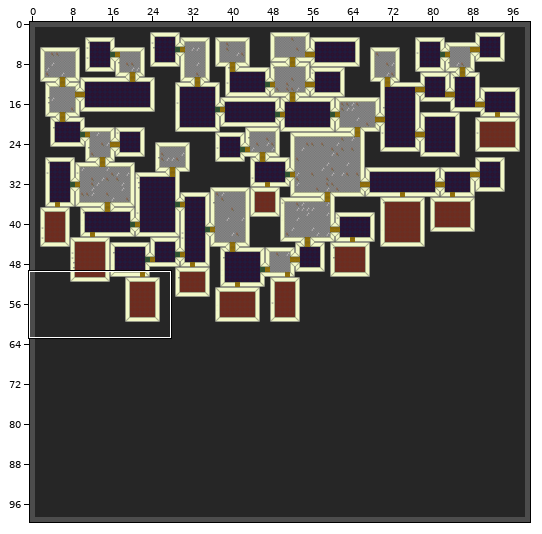
One commit to this Tiled map: desktop/Maps/test.tmx. The picture above shows the old version from afar; the outline marks the close-up.
Close-up. Before:
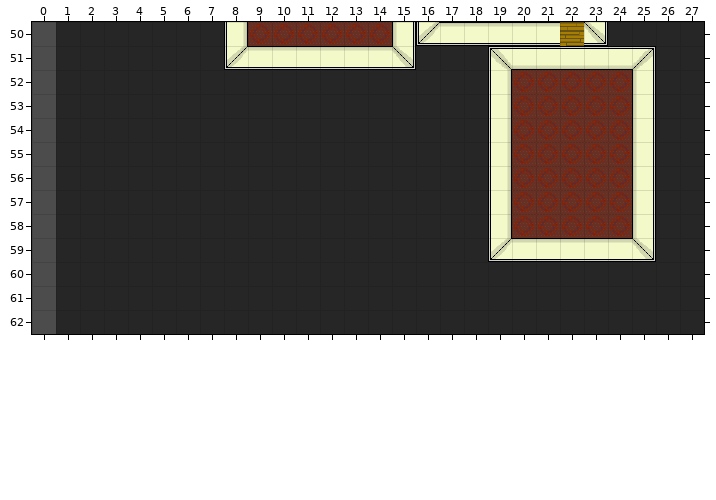
Cells are 32x32 px. Shown: x 0..27, y 50..62. The commit also changed other parts of the map, which this record leaves out.
And afterwards:
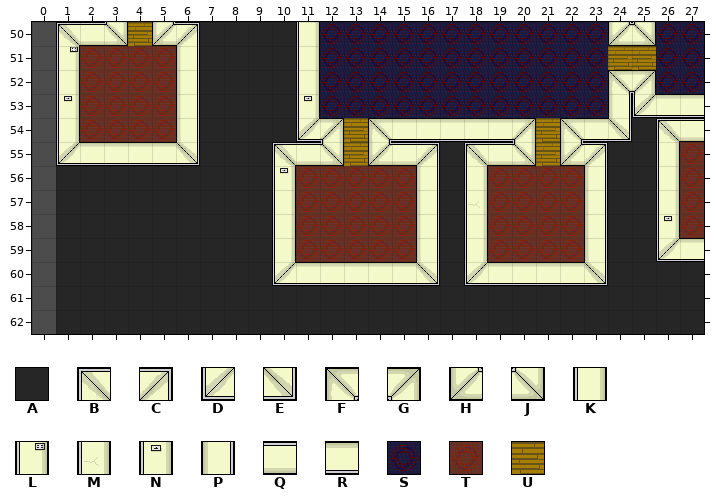
Key: from "Office01": A 0, B 2, C 3, D 4, E 5, F 6, G 7, H 8, J 9, K 10, L 11, M 12, N 13, P 20, Q 30, R 40, S 60, T 70, U 99.
_ is an empty cell.
Tiles replaced or removed in this view: A, B, C, D, E, K, P, Q, R, T, U.
Changes in this commit:
Changed rows in their new state; . is an unchanged cell.
Layer "Tile Layer 1":
first column x 1:
50 BQJUHC.AAAKSSSSSSSSSSSSHJSS
51 LTTTTP.AAAKSSSSSSSSSSSSUUSS
52 KTTTTP....KSSSSSSSSSSSSFGSS
53 NTTTTP....NSSSSSSSSSSSSPDRR
54 KTTTTP....DGUFRRRRRGUFREABQ
55 DRRRRE...BQJUHQC.BQJUHCAAKT
56 .........NTTTTTP.KT...PAAKT
57 .........KTTTTTP.MT...PAAKT
58 .........KTTTTTP.KT...PAANT
59 .........KTTTTTP.KTTTTPAADR
60 .........DRRRRRE.DRRRRE....
